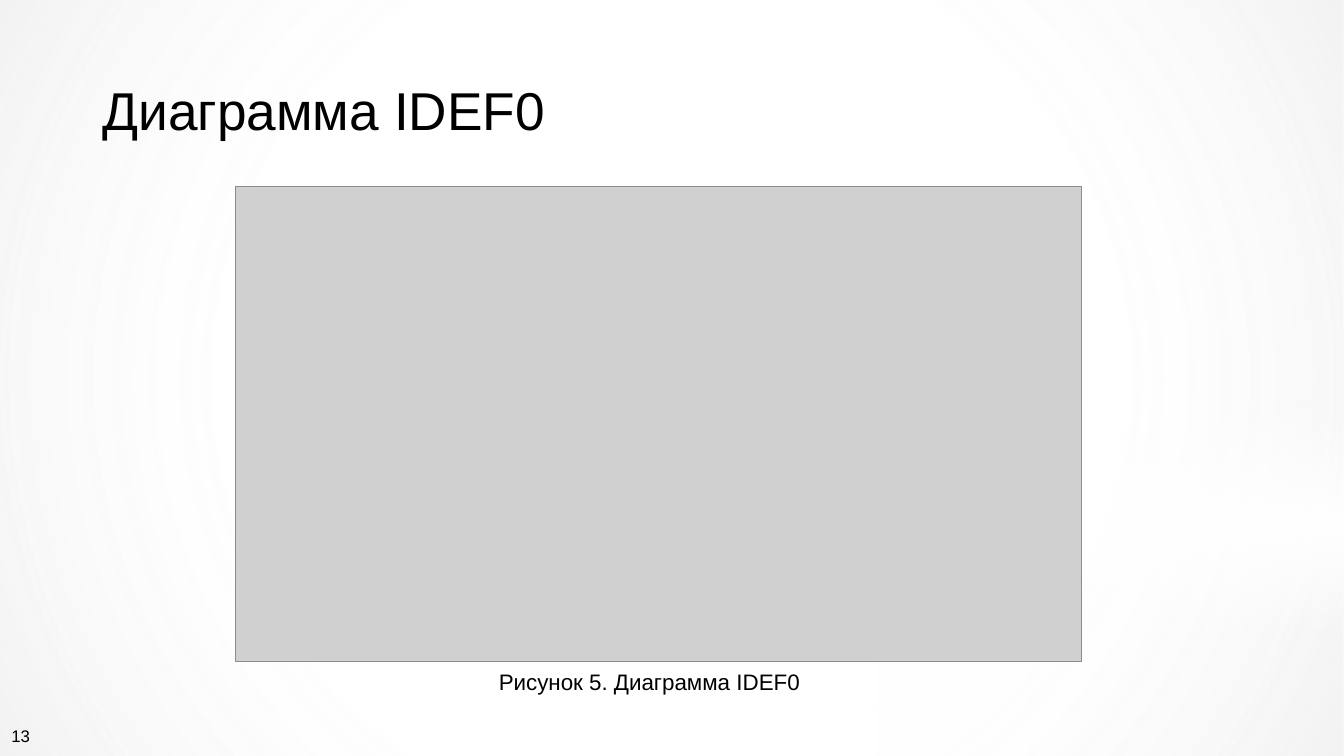
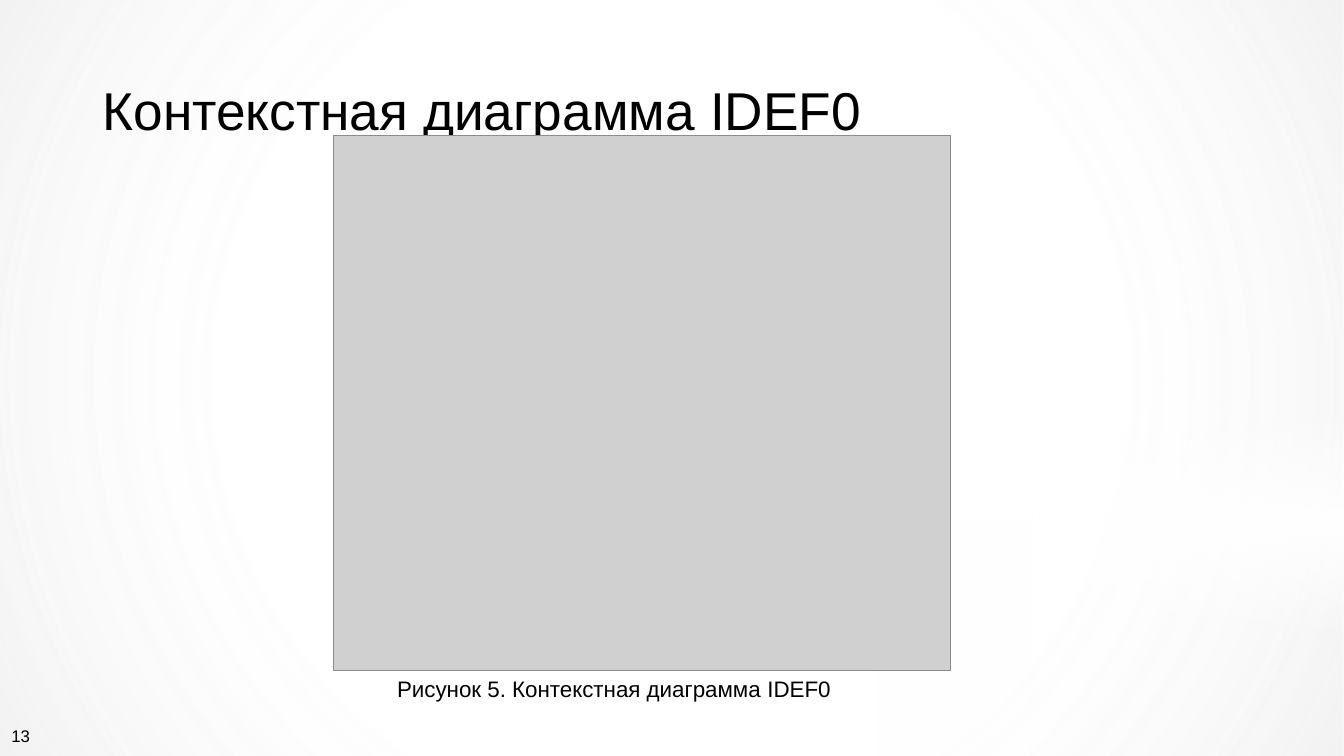
Before and after one commit to kirasmir2/VKR, a slide deck: slide 13 of Презентация ВКР.pptx. Drawn at 1344x756 pixels with LibreOffice and Linux fonts; fonts in the diff are those of the drawing; grey boxes stand for pictures; background and template pictures are left out. Boxes give left, top, right and bottom in pixels: in the first picture for what was removed or moved away, otherwise in the second. Text is boxed around its words. In the diff, an @@ line names an element or a change of style, - is before the commit and + after.

```diff
--- a/Презентация ВКР.pptx
+++ b/Презентация ВКР.pptx
@@ title at [102,93,861,140]: text changed @@
-Диаграмма IDEF0
+Контекстная диаграмма IDEF0
@@ picture: place and size @@
-picture at [235,187,1082,661]
+picture at [334,135,950,669]
@@ text at [397,681,830,702]: text changed @@
-Рисунок 5. Диаграмма IDEF0
+Рисунок 5. Контекстная диаграмма IDEF0
```
Also in this commit, not shown: 8 other slides changed, 2 slides added, 48 other files.
